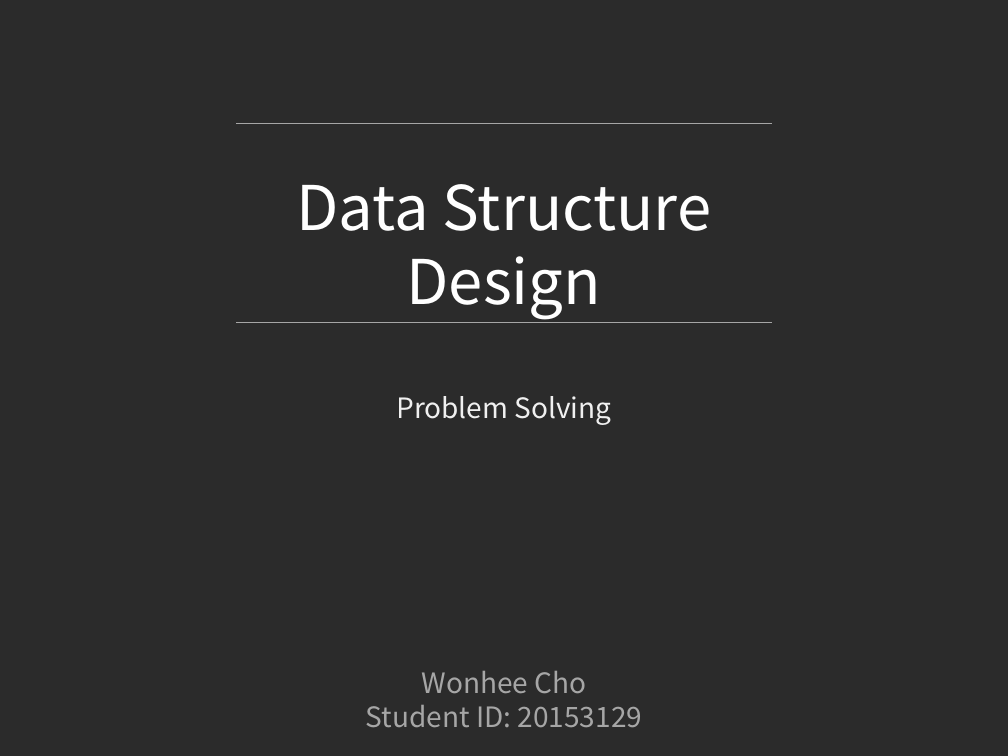
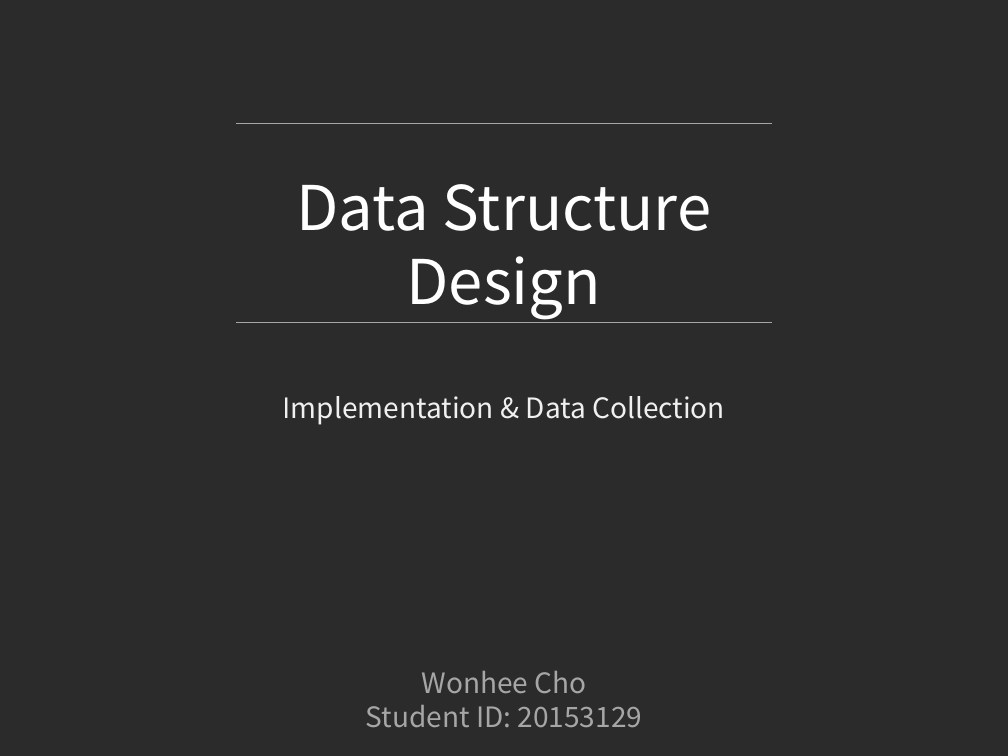
Before and after one commit to jowoni/Data-Structure-Design, a slide deck: slide 1 of W3 Assignment/Implementation & Data Collection ppt.pptx. Drawn at 1008x756 pixels with LibreOffice and Linux fonts; fonts in the diff are those of the drawing; background and template pictures are left out; a plain dark background stands for a picture behind light text. Boxes give left, top, right and bottom in pixels: in the first picture for what was removed or moved away, otherwise in the second. Text is boxed around its words. In the diff, an @@ line names an element or a change of style, - is before the commit and + after.

Commit message:
code changes and ppt
code changes and ppt

```diff
--- a/W3 Assignment/Implementation & Data Collection ppt.pptx
+++ b/W3 Assignment/Implementation & Data Collection ppt.pptx
@@ text at [283, 396, 725, 425]: text changed @@
-Problem Solving
+Implementation & Data Collection
```
Also in this commit, not shown: 4 slides added, 7 slides removed, 18 other files.
